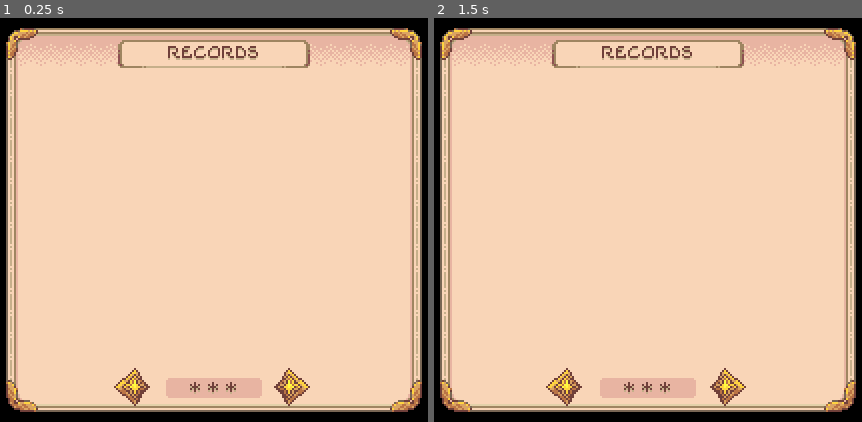
Above: before the commit, frames 1-2 (left to right).
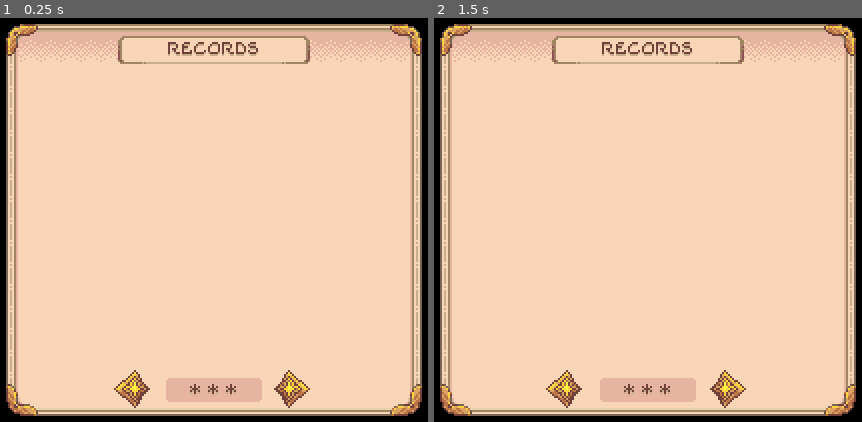
Above: after the commit, the same moments.

Repository: sand-bird/menagerie
Game: Godot game, scene res://ui/save_list/save_list.tscn
Two runs of this game, one before a commit and one after it. Both use one fixed random seed, a clock stepped at 60 frames per second and the inputs below. This scene is started directly instead of the project's main scene.
Inputs (mouse positions are in pixels of both pictures, inside the frame that each line leads up to):
- Up to frame 1 (0.25 s): no input
- Up to frame 2 (1.5 s): click (566, 389) at 0.5 s; click (729, 389) at 1.25 s

The runs differ from the first frame. In frame 1, 8.6% of the frame differs, in the area x 1-99%, y 1-99%; in frame 2, 8.6%.
Error in both runs: Unable to iterate on object of type 'Nil'. (res://system/save_manager.gd:66)

Commit message:
roomier save_list

Diff:
--- a/game/ui/save_list/save_list.tscn
+++ b/game/ui/save_list/save_list.tscn
@@ -14,17 +14,22 @@
 anchor_right = 0.5
 anchor_bottom = 0.5
 margin_left = -104.0
-margin_top = -96.0
+margin_top = -98.0
 margin_right = 104.0
-margin_bottom = 96.0
+margin_bottom = 98.0
 rect_min_size = Vector2( 208, 180 )
 theme = ExtResource( 1 )
 custom_styles/panel = ExtResource( 2 )
 script = ExtResource( 3 )
+__meta__ = {
+"_edit_use_anchors_": false
+}
 
 [node name="background" parent="." instance=ExtResource( 4 )]
 anchor_left = 0.000916554
+anchor_top = -0.000953255
 anchor_right = 1.00092
+anchor_bottom = 0.999047
 margin_left = 3.80936
 margin_right = -4.19066
 margin_bottom = -2.0
@@ -44,7 +49,7 @@
 
 [node name="container" type="VBoxContainer" parent="."]
 margin_left = 8.0
-margin_top = 23.0
+margin_top = 24.0
 margin_right = 11.0
 margin_bottom = 23.0
 mouse_filter = 0
@@ -56,7 +61,7 @@
 anchor_right = 0.5
 anchor_bottom = 1.0
 margin_left = -24.0
-margin_top = -18.0
+margin_top = -20.0
 margin_right = 24.0
 margin_bottom = -5.0
 custom_styles/normal = ExtResource( 6 )
@@ -64,6 +69,9 @@
 align = 1
 valign = 1
 uppercase = true
+__meta__ = {
+"_edit_use_anchors_": false
+}
 
 [node name="arrows" parent="pages" instance=ExtResource( 7 )]
 anchor_right = 1.0
